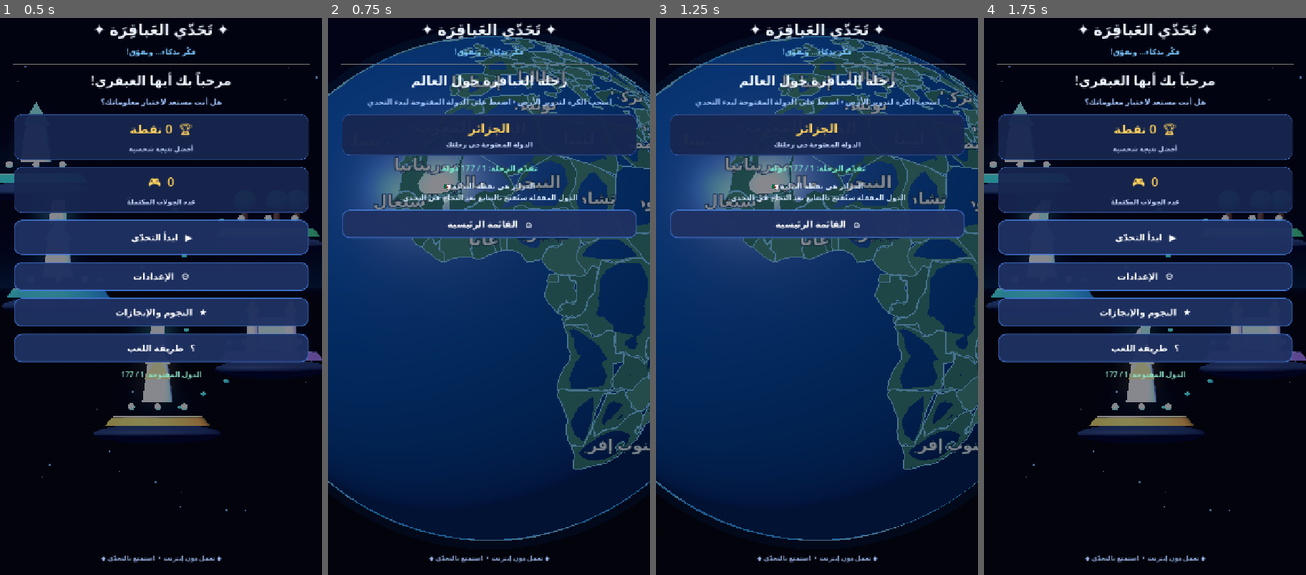
Above: before the commit, frames 1-4 (left to right).
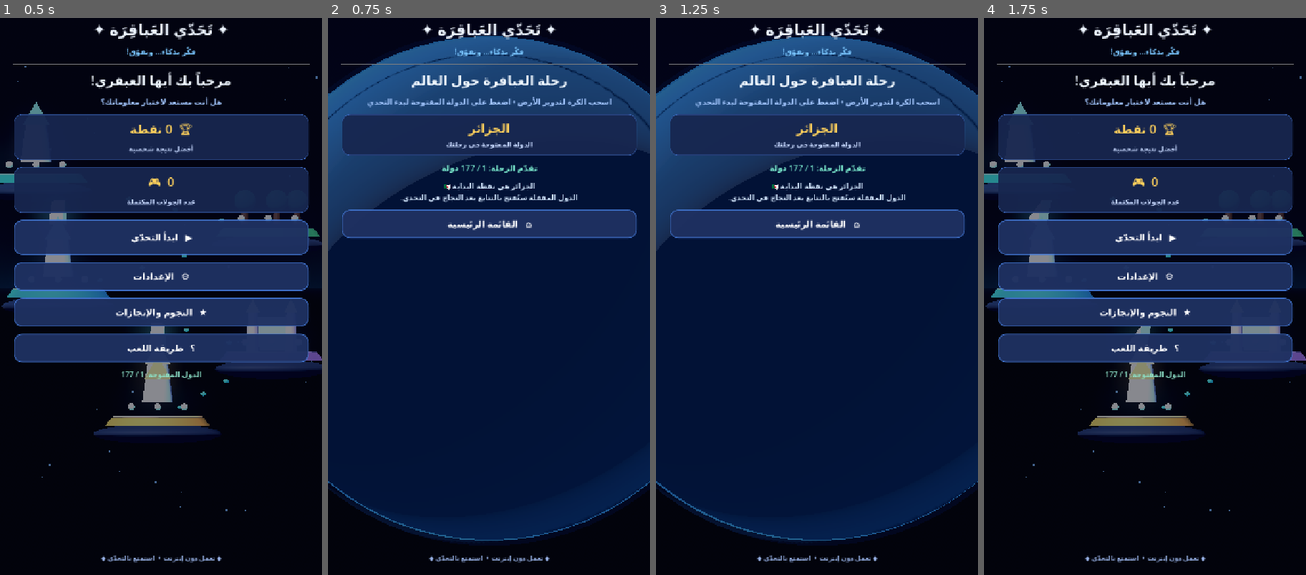
Above: after the commit, the same moments.

Repository: mahdialloui01-art/challenge-
Game: Godot game, scene res://scenes/main.tscn
Two runs of this game, one before a commit and one after it. Both use one fixed random seed, a clock stepped at 60 frames per second and the inputs below.
Inputs:
- Up to frame 1 (0.5 s): no input
- Up to frame 2 (0.75 s): click "▶ ابدأ التحدّي" at 0.5 s
- Up to frame 3 (1.25 s): no input
- Up to frame 4 (1.75 s): click "⌂ القائمة الرئيسية" at 1.25 s

Frame 1 is identical in both runs. In frame 2, 52% of the frame differs, in the area x 0-100%, y 3-94%; in frame 3, 52%; in frame 4, nothing differs.

Commit message:
Replace crude land patches with a UV-mapped satellite Earth globe

Diff:
--- a/scripts/world_globe.gd
+++ b/scripts/world_globe.gd
@@ -54,35 +54,29 @@
             country_route.append(code)
 
 func _build_globe() -> void:
-    var sphere := SphereMesh.new()
-    sphere.radius = GLOBE_RADIUS
-    sphere.height = GLOBE_RADIUS * 2.0
-    sphere.radial_segments = 96
-    sphere.rings = 64
     globe_mesh = MeshInstance3D.new()
-    globe_mesh.mesh = sphere
+    globe_mesh.mesh = _create_earth_mesh(192, 96)
     var ocean := StandardMaterial3D.new()
-    ocean.albedo_color = Color("#092e58")
-    ocean.metallic = 0.18
-    ocean.roughness = 0.34
-    ocean.emission_enabled = true
-    ocean.emission = Color("#06244b")
-    ocean.emission_energy_multiplier = 0.35
+    ocean.albedo_color = Color.WHITE
+    ocean.metallic = 0.0
+    ocean.roughness = 0.92
+    ocean.texture_filter = BaseMaterial3D.TEXTURE_FILTER_LINEAR_WITH_MIPMAPS
+    if ResourceLoader.exists("res://assets/earth_surface.jpg"):
+        ocean.albedo_texture = load("res://assets/earth_surface.jpg")
+    else:
+        ocean.albedo_color = Color("#174b68")
     globe_mesh.material_override = ocean
     add_child(globe_mesh)
 
     var atmosphere := MeshInstance3D.new()
-    var halo := SphereMesh.new()
-    halo.radius = GLOBE_RADIUS * 1.035
-    halo.height = GLOBE_RADIUS * 2.07
-    halo.radial_segments = 64
-    halo.rings = 32
-    atmosphere.mesh = halo
+    atmosphere.mesh = _create_earth_mesh(96, 48, GLOBE_RADIUS * 1.022)
     var halo_mat := StandardMaterial3D.new()
-    halo_mat.shading_mode = BaseMaterial3D.SHADING_MODE_UNSHADED
-    halo_mat.albedo_color = Color(0.15, 0.62, 1.0, 0.10)
+    halo_mat.albedo_color = Color(0.20, 0.56, 1.0, 0.13)
     halo_mat.transparency = BaseMaterial3D.TRANSPARENCY_ALPHA
-    halo_mat.no_depth_test = true
+    halo_mat.cull_mode = BaseMaterial3D.CULL_FRONT
+    halo_mat.emission_enabled = true
+    halo_mat.emission = Color(0.05, 0.22, 0.75)
+    halo_mat.emission_energy_multiplier = 0.45
     atmosphere.material_override = halo_mat
     add_child(atmosphere)
 
@@ -132,95 +126,39 @@
         if code.is_empty():
             continue
         features_by_code[code] = feature
-        _add_country_land(feature, features_by_code.size())
-        var country_lines := MeshInstance3D.new()
-        var immediate := ImmediateMesh.new()
-        var polygons: Array = feature.get("g", [])
-        for polygon in polygons:
-            for ring in polygon:
-                if not ring is Array or ring.size() < 4:
-                    continue
-                immediate.surface_begin(Mesh.PRIMITIVE_LINE_STRIP, line_material)
-                for coord in ring:
-                    immediate.surface_add_vertex(_geo_to_sphere(float(coord[0]), float(coord[1]), GLOBE_RADIUS + 0.012))
-                immediate.surface_end()
-        country_lines.mesh = immediate
-        country_lines.cast_shadow = GeometryInstance3D.SHADOW_CASTING_SETTING_OFF
-        add_child(country_lines)
-
-    _add_country_labels()
-
-func _add_country_land(feature: Dictionary, country_number: int) -> void:
-    var land_mesh := ImmediateMesh.new()
-    var land_material := StandardMaterial3D.new()
-    land_material.albedo_color = Color("#397d68") if country_number % 3 == 0 else (Color("#47896e") if country_number % 3 == 1 else Color("#36745f"))
-    land_material.shading_mode = BaseMaterial3D.SHADING_MODE_UNSHADED
-    land_material.roughness = 0.92
-    land_material.cull_mode = BaseMaterial3D.CULL_DISABLED
-    land_material.metallic = 0.0
-    for polygon in feature.get("g", []):
-        if polygon.is_empty():
-            continue
-        var outer_ring: Array = polygon[0]
-        var points := PackedVector2Array()
-        var previous_lon := 0.0
-        for coord in outer_ring:
-            var longitude := float(coord[0])
-            if not points.is_empty():
-                while longitude - previous_lon > 180.0:
-                    longitude -= 360.0
-                while longitude - previous_lon < -180.0:
-                    longitude += 360.0
-            points.append(Vector2(longitude, float(coord[1])))
-            previous_lon = longitude
-        if points.size() < 3:
-            continue
-        var triangles := Geometry2D.triangulate_polygon(points)
-        if triangles.size() < 3:
-            continue
-        land_mesh.surface_begin(Mesh.PRIMITIVE_TRIANGLES, land_material)
-        for vertex_index in triangles:
-            var point: Vector2 = points[vertex_index]
-            land_mesh.surface_add_vertex(_geo_to_sphere(wrapf(point.x, -180.0, 180.0), point.y, GLOBE_RADIUS + 0.004))
-        land_mesh.surface_end()
-    if land_mesh.get_surface_count() > 0:
-        var land_instance := MeshInstance3D.new()
-        land_instance.mesh = land_mesh
-        land_instance.cast_shadow = GeometryInstance3D.SHADOW_CASTING_SETTING_OFF
-        add_child(land_instance)
-
-func _add_country_labels() -> void:
-    for code in country_route:
-        if not features_by_code.has(code):
-            continue
-        var feature: Dictionary = features_by_code[code]
-        var bounds := _feature_bounds(feature)
-        var label := Label3D.new()
-        label.text = get_country_name(code)
-        label.font_size = 32
-        label.pixel_size = 0.0045
-        label.billboard = BaseMaterial3D.BILLBOARD_ENABLED
-        label.modulate = Color("#f3fbff")
-        label.outline_size = 6
-        label.outline_modulate = Color("#08213c")
-        label.position = _geo_to_sphere(bounds.x, bounds.y, GLOBE_RADIUS + 0.045)
-        label.no_depth_test = false
-        add_child(label)
-
-func _feature_bounds(feature: Dictionary) -> Vector2:
-    var min_lon := 180.0
-    var max_lon := -180.0
-    var min_lat := 90.0
-    var max_lat := -90.0
-    for polygon in feature.get("g", []):
-        if polygon.is_empty():
-            continue
-        for point in polygon[0]:
-            min_lon = minf(min_lon, float(point[0]))
-            max_lon = maxf(max_lon, float(point[0]))
-            min_lat = minf(min_lat, float(point[1]))
-            max_lat = maxf(max_lat, float(point[1]))
-    return Vector2((min_lon + max_lon) * 0.5, (min_lat + max_lat) * 0.5)
+        # The satellite texture carries the country outlines. GeoJSON is kept for accurate selection.
+
+func _create_earth_mesh(longitude_segments: int, latitude_segments: int, radius: float = GLOBE_RADIUS) -> ArrayMesh:
+    var vertices := PackedVector3Array()
+    var normals := PackedVector3Array()
+    var uvs := PackedVector2Array()
+    var indices := PackedInt32Array()
+    for y in range(latitude_segments + 1):
+        var v := float(y) / float(latitude_segments)
+        var latitude := 90.0 - v * 180.0
+        for x in range(longitude_segments + 1):
+            var u := float(x) / float(longitude_segments)
+            var longitude := u * 360.0 - 180.0
+            var vertex := _geo_to_sphere(longitude, latitude, radius)
+            vertices.append(vertex)
+            normals.append(vertex.normalized())
+            uvs.append(Vector2(u, v))
+    for y in range(latitude_segments):
+        for x in range(longitude_segments):
+            var a := y * (longitude_segments + 1) + x
+            var b := a + longitude_segments + 1
+            var c := a + 1
+            var d := b + 1
+            indices.append_array(PackedInt32Array([a, b, c, c, b, d]))
+    var arrays := []
+    arrays.resize(Mesh.ARRAY_MAX)
+    arrays[Mesh.ARRAY_VERTEX] = vertices
+    arrays[Mesh.ARRAY_NORMAL] = normals
+    arrays[Mesh.ARRAY_TEX_UV] = uvs
+    arrays[Mesh.ARRAY_INDEX] = indices
+    var mesh := ArrayMesh.new()
+    mesh.add_surface_from_arrays(Mesh.PRIMITIVE_TRIANGLES, arrays)
+    return mesh
 
 func _geo_to_sphere(longitude: float, latitude: float, radius: float) -> Vector3:
     var lon := deg_to_rad(longitude)
